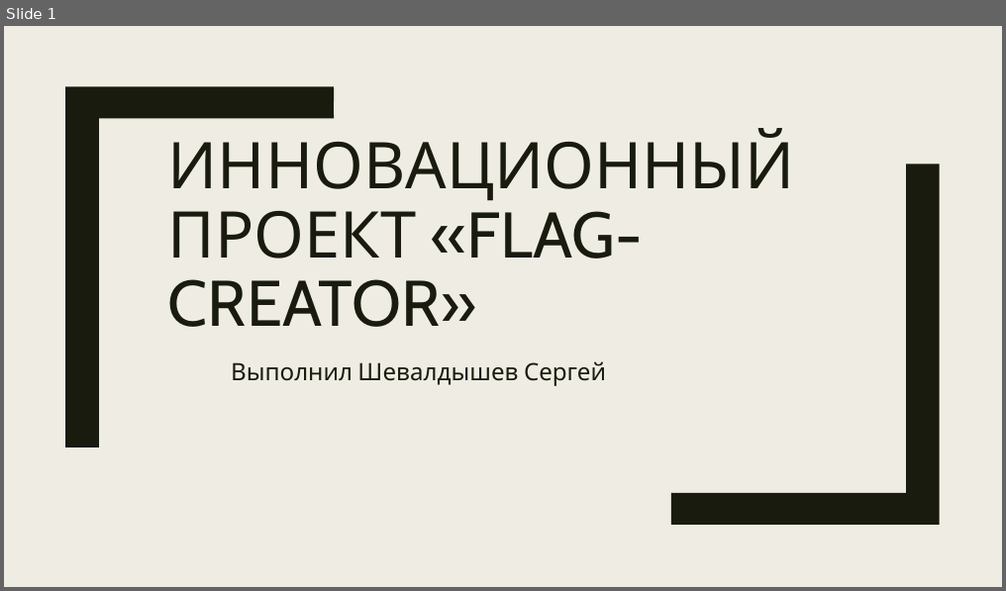
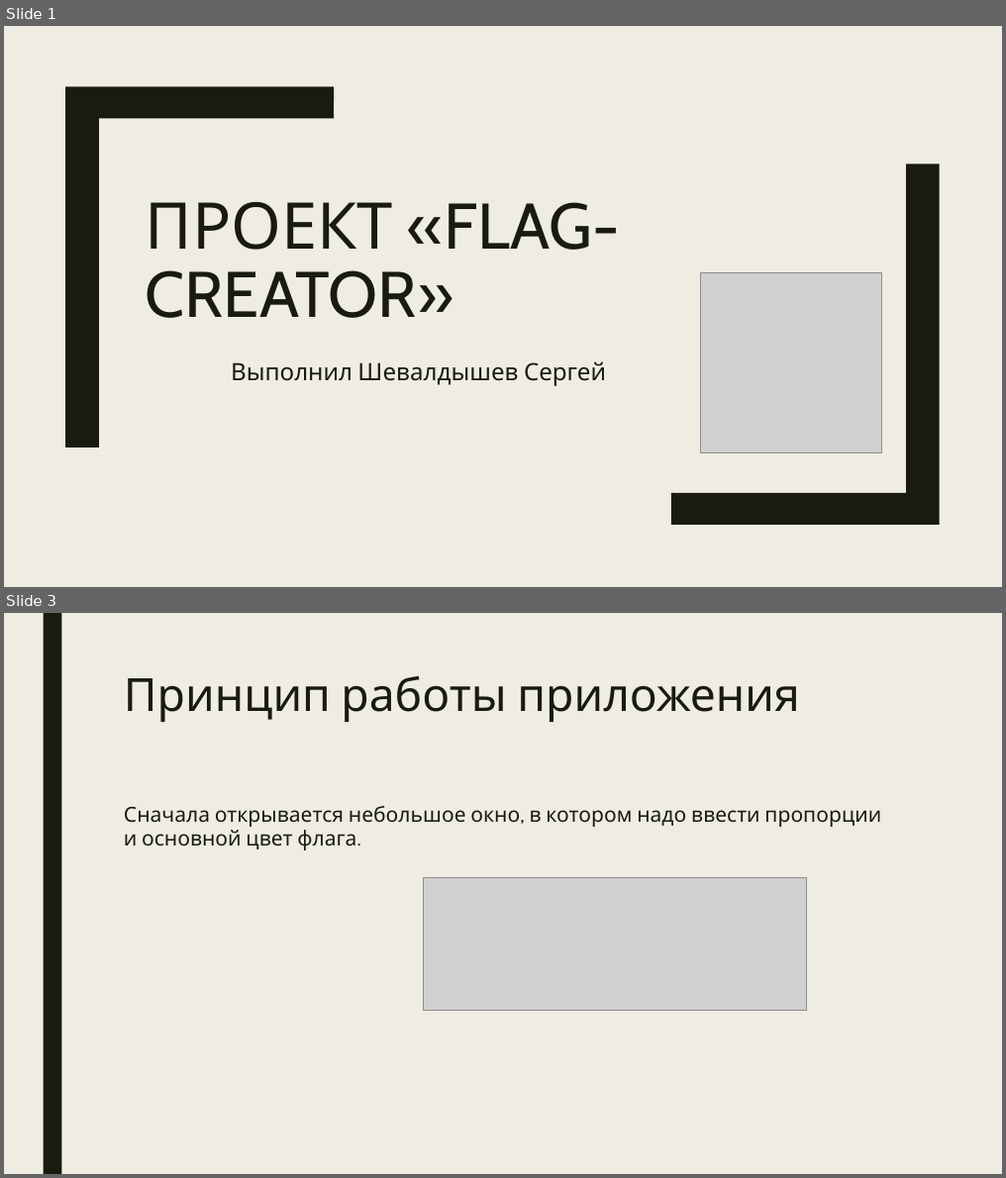
Before and after one commit to seregakriwoy/Flag-Creator, a slide deck: flag-creator.pptx. Shown one above the other, each under a label of ours: slide 1 before the commit, slides 1 and 3 after it; the slides between them are not shown. The pictures are 1006x591 and 1006x1178 pixels, drawn with LibreOffice and Linux fonts; fonts in the diff are those of the drawing; grey boxes stand for pictures. Boxes give left, top, right and bottom in pixels: in the first picture for what was removed or moved away, otherwise in the second. Text is boxed around its words. In the diff, an @@ line names an element or a change of style, - is before the commit and + after.

```diff
--- a/flag-creator.pptx
+++ b/flag-creator.pptx
@@ slide 3 added at (4,613,1002,1174), background #EFEDE3 @@
@@ rectangle added at (43,613,61,1174), fill #191B0E @@
@@ title added at (124,675,800,722), 44 pt, text #191B0E @@
+Принцип работы приложения
@@ text added at (124,806,881,851), 20 pt, text #191B0E @@
+Сначала открывается небольшое окно, в котором надо ввести пропорции и основной цвет флага.
@@ picture added at (423,878,807,1011) @@
@@ slide 1 changed as well @@
@@ title at (146,202,620,318): text changed @@
-ИННОВАЦИОННЫЙ ПРОЕКТ «FLAG-CREATOR»
+ПРОЕКТ «FLAG-CREATOR»
@@ picture added at (701,273,881,453) @@
```
Also in this commit, not shown: 6 other slides added.
